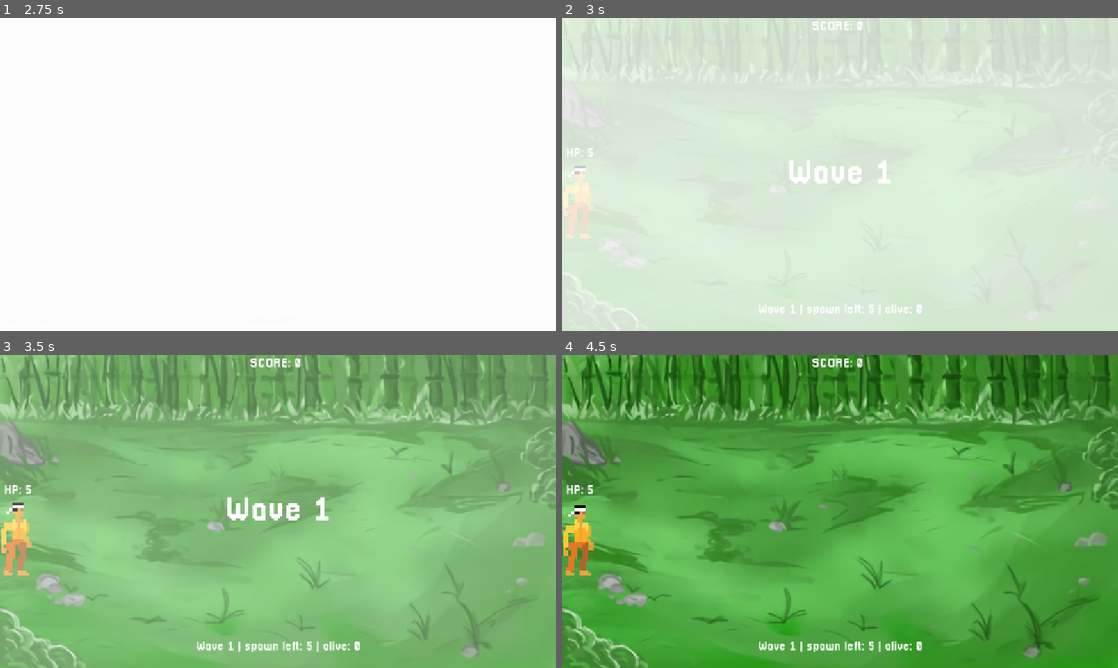
Above: before the commit, frames 1-4 (two rows, left to right).
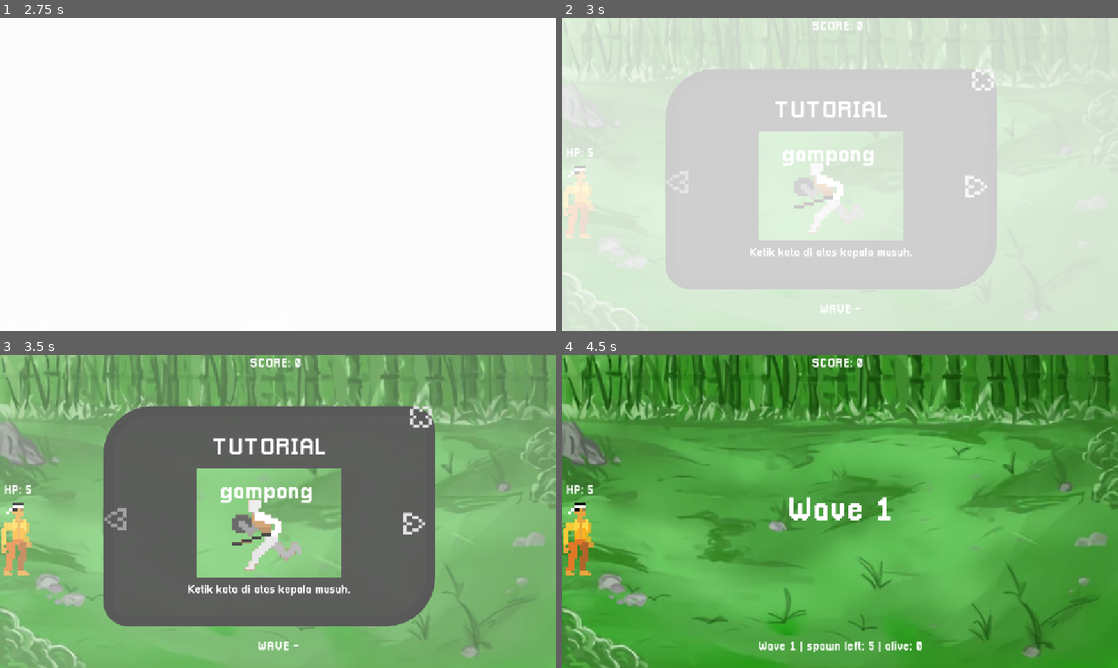
Above: after the commit, the same moments.

Repository: awanswangd/Bahana-Bani
Game: Godot game, scene res://MainMenu/main_menu.tscn
The game is run twice, just before and just after one commit, with the same random seed, the same clock (stepped at 60 frames per second) and the same inputs. Sound files missing from this copy of the repository are replaced by a short silence.
Inputs (mouse positions are in pixels of both pictures, inside the frame that each line leads up to):
- Up to frame 1 (2.75 s): click "STORY MODE" at 0.5 s; click "STORY MODE" at 1.25 s; tap Enter at 2, 2.1 s; move the mouse to (400, 158) at 2.02 s; click (400, 158) at 2.17 s; tap Space at 2.27 s
- Up to frame 2 (3 s): tap Enter at 2.75, 2.85 s; move the mouse to (728, 190) at 2.77 s; click (728, 190) at 2.92 s
- Up to frame 3 (3.5 s): tap Space at 3.02 s
- Up to frame 4 (4.5 s): click (984, 417) at 3.5 s, where only the run after the commit has a clickable "X"; move the mouse to (895, 442) at 4.27 s; tap Enter at 4.35 s; click (895, 442) at 4.42 s

Frame 1 is identical in both runs. In frame 2, 29% of the frame differs, in the area x 18-79%, y 16-95%; in frame 3, 36%; in frame 4, 0.8%.

Commit message:
Add tutorial popup functionality with navigation and images
- Implemented a new tutorial popup as a Panel that displays instructional text and images.
- Added navigation buttons (Next, Previous, Close) to cycle through tutorial pages.
- Included a signal to notify when the tutorial is finished.
- Preloaded images for tutorial steps and set up UI elements in the scene.
- Configured styles for the popup and buttons to enhance visual appearance.

Diff:
--- a/mekanik-awal/Transition/transition.tscn
+++ b/mekanik-awal/Transition/transition.tscn
@@ -56,6 +56,7 @@
 }
 
 [node name="Transition" type="CanvasLayer"]
+process_mode = 3
 script = ExtResource("1_2gi1b")
 
 [node name="ColorRect" type="ColorRect" parent="."]
--- a/mekanik-awal/cutscene_comic.gd
+++ b/mekanik-awal/cutscene_comic.gd
@@ -1,7 +1,7 @@
 extends Control
 
-@export var pages: Array[Texture2D]           # nanti diisi komik beneran
-@export var placeholder_page_count: int = 3   # jumlah page sementara ajh
+@export var pages: Array[Texture2D]
+@export var placeholder_page_count: int = 3
 @export var next_scene_path: String = "res://main.tscn"
 
 @onready var page_texture: TextureRect = $Page
@@ -15,7 +15,6 @@
 
 
 func _ready() -> void:
-	# Kalau belum ada gambar komik → pakai placeholder mode
 	if pages.is_empty():
 		use_placeholders = true
 		total_pages = placeholder_page_count
@@ -43,7 +42,6 @@
 
 func _show_current_page() -> void:
 	if use_placeholders:
-		# Placeholder: kosongin texture, tampilkan teks
 		page_texture.texture = null
 		if placeholder_label:
 			placeholder_label.text = "Story 1 - Page %d / %d\n(placeholder)" % [
@@ -51,7 +49,6 @@
 			]
 			placeholder_label.show()
 	else:
-		# Pakai gambar beneran
 		if current_page >= 0 and current_page < pages.size():
 			page_texture.texture = pages[current_page]
 		if placeholder_label:
@@ -62,7 +59,6 @@
 	current_page += 1
 
 	if current_page >= total_pages:
-		# semua page selesai → lanjut ke gameplay
 		Transition.change_scene_to_file(next_scene_path)
 	else:
 		_show_current_page()
--- a/mekanik-awal/main.gd
+++ b/mekanik-awal/main.gd
@@ -9,7 +9,7 @@
 var score: int = 0
 enum GameState { PLAYING, GAME_OVER }
 var game_state: GameState = GameState.PLAYING
-var restart_phrase := "hidup lagi"
+var restart_phrase := "hidup"
 var restart_index: int = 0
 
 @onready var player = $Player
@@ -25,7 +25,7 @@
 @onready var intro_timer: Timer = $IntroTimer
 @onready var wave_intro_label: Label = $CanvasLayer/WaveIntroLabel
 @onready var pause_menu = $PauseMenu
-
+@onready var tutorial_popup = $Notification
 
 var active_enemy = null
 var current_letter_index: int = -1
@@ -81,6 +81,7 @@
 func _ready() -> void:
 	add_to_group("main")
 	randomize()
+
 	update_hp_display()
 	score_label.text = "SCORE: %d" % score
 
@@ -90,12 +91,23 @@
 		spawn_timer.timeout.connect(_on_spawn_timer_timeout)
 	if intro_timer:
 		intro_timer.timeout.connect(_on_intro_timer_timeout)
-	else:
-		pass
+	SoundManager.play_music(battle_theme)
 	if wave_intro_label:
 		wave_intro_label.hide()
+
+	get_tree().paused = true
+
+	if tutorial_popup:
+		tutorial_popup.show()
+		if not tutorial_popup.tutorial_finished.is_connected(_on_tutorial_finished):
+			tutorial_popup.tutorial_finished.connect(_on_tutorial_finished)
+	else:
+		_on_tutorial_finished()
+
+func _on_tutorial_finished():
+	print("Tutorial Selesai -> Game Dimulai!")
+	get_tree().paused = false
 	start_wave(current_wave_index)
-	SoundManager.play_music(battle_theme)
 
 func game_over() -> void:
 	game_state = GameState.GAME_OVER
@@ -420,7 +432,6 @@
 	var proj_alive := 0
 	var debug_lines: Array[String] = []
 
-	# HITUNG ENEMY ALIVE: belum queued_free DAN belum is_dead
 	for c in enemy_container.get_children():
 		var queued := c.is_queued_for_deletion()
 		var dead := false
@@ -433,7 +444,6 @@
 		debug_lines.append("ENEMY %s (%s) queued=%s is_dead=%s" %
 			[c.name, c.get_class(), str(queued), str(dead)])
 
-	# HITUNG PROJECTILE (mereka tidak punya is_dead, cukup queued)
 	for p in projectile_container.get_children():
 		var queuedp := p.is_queued_for_deletion()
 		if not queuedp:
--- a/mekanik-awal/main.tscn
+++ b/mekanik-awal/main.tscn
@@ -6,6 +6,7 @@
 [ext_resource type="PackedScene" uid="uid://d1wfy42x057kh" path="res://player.tscn" id="3_1bvp3"]
 [ext_resource type="FontFile" uid="uid://cbohj6gog6nmy" path="res://gloriahallelujah.ttf" id="4_lquwl"]
 [ext_resource type="FontFile" uid="uid://cicwsvg5cyhb0" path="res://Asset/font/Pixellari.ttf" id="6_7mycd"]
+[ext_resource type="PackedScene" uid="uid://bthytqndxtrp0" path="res://tutorial_popup.tscn" id="7_272bh"]
 
 [sub_resource type="LabelSettings" id="LabelSettings_272bh"]
 font = ExtResource("6_7mycd")
@@ -62,13 +63,22 @@
 position = Vector2(1170, 170)
 
 [node name="Marker2D3" type="Marker2D" parent="SpawnContainer"]
-position = Vector2(1166, 318)
+position = Vector2(1174, 318)
 
 [node name="Marker2D4" type="Marker2D" parent="SpawnContainer"]
-position = Vector2(1162, 441)
+position = Vector2(1170, 441)
 
 [node name="Marker2D5" type="Marker2D" parent="SpawnContainer"]
-position = Vector2(1160, 591)
+position = Vector2(1168, 591)
+
+[node name="Marker2D6" type="Marker2D" parent="SpawnContainer"]
+position = Vector2(1170, 537)
+
+[node name="Marker2D7" type="Marker2D" parent="SpawnContainer"]
+position = Vector2(1170, 489)
+
+[node name="Marker2D8" type="Marker2D" parent="SpawnContainer"]
+position = Vector2(1170, 385)
 
 [node name="enemycontainer" type="Node2D" parent="."]
 position = Vector2(-8, 4)
@@ -94,7 +104,7 @@
 theme_override_colors/font_shadow_color = Color(0, 0, 0, 1)
 theme_override_fonts/font = ExtResource("4_lquwl")
 theme_override_font_sizes/font_size = 29
-text = "SCORE: INFO"
+text = "SCORE: -"
 label_settings = SubResource("LabelSettings_272bh")
 metadata/_edit_use_anchors_ = true
 
@@ -145,7 +155,7 @@
 grow_vertical = 0
 theme_override_fonts/font = ExtResource("4_lquwl")
 theme_override_font_sizes/font_size = 28
-text = "WAVE INFO"
+text = "WAVE -"
 label_settings = SubResource("LabelSettings_kek77")
 
 [node name="WaveIntroLabel" type="Label" parent="CanvasLayer"]
@@ -175,6 +185,9 @@
 wait_time = 1.509
 one_shot = true
 
+[node name="Notification" parent="." instance=ExtResource("7_272bh")]
+visible = false
+
 [connection signal="timeout" from="SpawnTimer" to="." method="_on_spawn_timer_timeout"]
 [connection signal="area_entered" from="PlayerLine" to="." method="_on_player_line_area_entered"]
 [connection signal="timeout" from="WaveTimer" to="." method="_on_wave_timer_timeout"]
--- a/mekanik-awal/main_2.gd
+++ b/mekanik-awal/main_2.gd
@@ -9,7 +9,7 @@
 var score: int = 0
 enum GameState { PLAYING, GAME_OVER }
 var game_state: GameState = GameState.PLAYING
-var restart_phrase := "hidup lagi"
+var restart_phrase := "hidup"
 var restart_index: int = 0
 
 @onready var player = $Player
@@ -99,7 +99,7 @@
 	for enemy in enemy_container.get_children():
 		enemy.queue_free()
 	var go_label = $CanvasLayer/GameOverLabel
-	go_label.text = "GAME OVER\nKetik \"hidup lagi\" untuk bermain lagi"
+	go_label.text = "GAME OVER\nKetik \"hidup\" untuk bermain lagi"
 	go_label.show()
 
 func add_score(amount: int):
@@ -464,7 +464,6 @@
 		print("   -> spawning flag true, wait.")
 		return
 
-	# 3. Cek apakah masih ada entity hidup
 	var any_alive := false
 
 	#   3a. Cek enemy
@@ -488,7 +487,6 @@
 		print("   -> there are still alive entities, wait.")
 		return
 
-	# 4. Sampai sini: tidak ada yang hidup lagi
 	print("   -> wave %d fully clear." % current_wave_index)
 
 	if current_wave_index < waves.size() - 1:
--- a/mekanik-awal/main_endless.gd
+++ b/mekanik-awal/main_endless.gd
@@ -114,7 +114,7 @@
 
 	if wave_intro_label:
 		wave_intro_label.hide()
-
+	spawn_boss()
 	start_wave(current_wave_index)
 	SoundManager.play_music(battle_theme)
 
--- a/mekanik-awal/sound_manager.gd
+++ b/mekanik-awal/sound_manager.gd
@@ -1,12 +1,9 @@
 extends Node
 
-# Referensi ke BGMPlayer
 @onready var bgm_player = $BGMPlayer
 
-# Library untuk menyimpan sfx
 var sfx_library = {}
 
-# Daftar sfx
 var sfx_to_load = {
 	"win": "res://audio/sfx/win.wav",
 	"correct": "res://audio/sfx/correct.wav",
@@ -18,9 +15,7 @@
 	"typing": "res://audio/sfx/typing.wav"
 }
 
-
 func _ready() -> void:
-	# Muat sfx
 	for sound_name in sfx_to_load:
 		sfx_library[sound_name] = load(sfx_to_load[sound_name])
 
@@ -36,18 +31,14 @@
 	if bgm_player and bgm_player.playing:
 		bgm_player.stop()
 
-# Pemutar sfx
 func play_sfx(sound_name: String):
-	# Periksa sfx
 	if not sfx_library.has(sound_name):
 		print("Error: SFX " + sound_name + " not found")
 		return
 
-	# Buat pemutar audio baru, transfer audio dari library
 	var sfx_player = AudioStreamPlayer.new()
 	sfx_player.stream = sfx_library[sound_name]
 	sfx_player.connect("finished", sfx_player.queue_free)
 
-	# Tambahkan sebagai child dan play
 	add_child(sfx_player)
 	sfx_player.play()
--- /dev/null
+++ b/mekanik-awal/tutorial_popup.gd
@@ -0,0 +1,75 @@
+extends Panel
+
+signal tutorial_finished
+
+@onready var tut_img = $Container/TutorialImage
+@onready var tut_msg = $Container/Message
+@onready var next_btn = $Next_bttn
+@onready var prev_btn = $Prev_bttn
+@onready var close_btn = $Close_bttn
+
+var current_index: int = 0
+
+var pages = [
+	{
+		"text": "Ketik kata di atas kepala musuh.",
+		"image": preload("res://enemybiasa.png")
+	},
+	{
+		"text": "Targeting System\nMusuh yang diketik akan punya Outline Kuning.",
+		"image": preload("res://outline.png")
+	},
+	{
+		"text": "Musuh pemanah menambakkan pemanah, hati hati!",
+		"image": preload("res://enemyarcher.png")
+	},
+	{
+		"text": "Hati-hati Boss!\nDia punya 3 fase serangan.",
+		"image": preload("res://enemyboss.jpeg")
+	},
+	{
+		"text": "Targeting System\nMusuh yang diketik akan punya Outline Kuning.",
+		"image": null
+	},
+
+]
+
+func _ready():
+	update_ui()
+
+func update_ui():
+	var data = pages[current_index]
+
+	tut_msg.text = data["text"]
+	if data["image"]:
+		tut_img.texture = data["image"]
+		tut_img.show()
+	else:
+		tut_img.hide()
+
+	if current_index == 0:
+		prev_btn.disabled = true
+	else:
+		prev_btn.disabled = false
+
+func _on_next_bttn_pressed():
+	# Kalau belum halaman terakhir -> Lanjut
+	if current_index < pages.size() - 1:
+		current_index += 1
+		update_ui()
+	else:
+		tutup_tutorial()
+
+func _on_prev_bttn_pressed():
+	# Mundur halaman
+	if current_index > 0:
+		current_index -= 1
+		update_ui()
+
+func _on_close_bttn_pressed():
+	# Langsung tutup paksa
+	tutup_tutorial()
+
+func tutup_tutorial():
+	hide() # Sembunyikan panel
+	emit_signal("tutorial_finished") # Kirim sinyal ke Main.gd
--- /dev/null
+++ b/mekanik-awal/tutorial_popup.tscn
@@ -0,0 +1,169 @@
+[gd_scene load_steps=8 format=3 uid="uid://bthytqndxtrp0"]
+
+[ext_resource type="Script" uid="uid://dl4udnoepxvrw" path="res://tutorial_popup.gd" id="1_l7lko"]
+[ext_resource type="FontFile" uid="uid://d0amfycor10ee" path="res://MainMenu/fantasy-zone.ttf" id="2_cnou2"]
+[ext_resource type="Texture2D" uid="uid://brbsjx5hroi2y" path="res://enemybiasa.png" id="3_jahx3"]
+[ext_resource type="FontFile" uid="uid://cicwsvg5cyhb0" path="res://Asset/font/Pixellari.ttf" id="4_cnou2"]
+
+[sub_resource type="StyleBoxFlat" id="StyleBoxFlat_4c57u"]
+bg_color = Color(0.105882, 0.105882, 0.105882, 0.972549)
+border_width_left = 20
+border_width_top = 20
+border_width_right = 20
+border_width_bottom = 20
+border_color = Color(0.0898438, 0.0898438, 0.0898438, 1)
+corner_radius_top_left = 100
+corner_radius_top_right = 50
+corner_radius_bottom_right = 100
+corner_radius_bottom_left = 50
+shadow_color = Color(0, 0, 0, 1)
+
+[sub_resource type="StyleBoxEmpty" id="StyleBoxEmpty_efxa6"]
+
+[sub_resource type="StyleBoxFlat" id="StyleBoxFlat_dg77c"]
+bg_color = Color(0.6, 0.6, 0.6, 0)
+border_color = Color(1, 1, 1, 1)
+corner_radius_top_left = 100
+corner_radius_top_right = 100
+corner_radius_bottom_right = 100
+corner_radius_bottom_left = 100
+
+[node name="Notification" type="Panel"]
+process_mode = 3
+anchors_preset = 8
+anchor_left = 0.5
+anchor_top = 0.5
+anchor_right = 0.5
+anchor_bottom = 0.5
+offset_left = 213.0
+offset_top = 105.0
+offset_right = 901.0
+offset_bottom = 561.0
+grow_horizontal = 2
+grow_vertical = 2
+theme_override_styles/panel = SubResource("StyleBoxFlat_4c57u")
+script = ExtResource("1_l7lko")
+
+[node name="Close_bttn" type="Button" parent="."]
+layout_mode = 1
+anchors_preset = 1
+anchor_left = 1.0
+anchor_right = 1.0
+offset_left = -58.0
+offset_bottom = 45.0
+grow_horizontal = 0
+size_flags_vertical = 3
+size_flags_stretch_ratio = 1.11
+theme_override_colors/font_hover_color = Color(0.7, 0.7, 0.7, 1)
+theme_override_colors/font_color = Color(0.849621, 0.849621, 0.849621, 1)
+theme_override_colors/font_focus_color = Color(0.85098, 0.85098, 0.85098, 1)
+theme_override_colors/font_pressed_color = Color(0.65, 0.65, 0.65, 1)
+theme_override_fonts/font = ExtResource("2_cnou2")
+theme_override_font_sizes/font_size = 45
+theme_override_styles/focus = SubResource("StyleBoxEmpty_efxa6")
+theme_override_styles/hover = SubResource("StyleBoxFlat_dg77c")
+theme_override_styles/pressed = SubResource("StyleBoxFlat_dg77c")
+theme_override_styles/normal = SubResource("StyleBoxFlat_dg77c")
+text = "X"
+alignment = 2
+icon_alignment = 1
+
+[node name="Prev_bttn" type="Button" parent="."]
+layout_mode = 1
+anchors_preset = -1
+anchor_left = 0.046
+anchor_top = 0.52
+anchor_right = 0.046
+anchor_bottom = 0.52
+offset_left = 22.352
+offset_top = -29.12
+offset_right = 80.352
+offset_bottom = 15.88
+grow_horizontal = 0
+rotation = 1.5708
+size_flags_vertical = 3
+size_flags_stretch_ratio = 1.11
+theme_override_colors/font_hover_color = Color(0.7, 0.7, 0.7, 1)
+theme_override_colors/font_color = Color(0.849621, 0.849621, 0.849621, 1)
+theme_override_colors/font_focus_color = Color(0.85098, 0.85098, 0.85098, 1)
+theme_override_colors/font_pressed_color = Color(0.65, 0.65, 0.65, 1)
+theme_override_fonts/font = ExtResource("2_cnou2")
+theme_override_font_sizes/font_size = 45
+theme_override_styles/focus = SubResource("StyleBoxEmpty_efxa6")
+theme_override_styles/hover = SubResource("StyleBoxFlat_dg77c")
+theme_override_styles/pressed = SubResource("StyleBoxFlat_dg77c")
+theme_override_styles/normal = SubResource("StyleBoxFlat_dg77c")
+text = "V"
+alignment = 2
+icon_alignment = 1
+
+[node name="Next_bttn" type="Button" parent="."]
+layout_mode = 1
+anchors_preset = -1
+anchor_left = 0.937
+anchor_top = 0.533
+anchor_right = 0.937
+anchor_bottom = 0.533
+offset_left = -22.656
+offset_top = 28.952
+offset_right = 35.344
+offset_bottom = 73.952
+grow_horizontal = 0
+rotation = -1.5708
+size_flags_vertical = 3
+size_flags_stretch_ratio = 1.11
+theme_override_colors/font_hover_color = Color(0.7, 0.7, 0.7, 1)
+theme_override_colors/font_color = Color(0.849621, 0.849621, 0.849621, 1)
+theme_override_colors/font_focus_color = Color(0.85098, 0.85098, 0.85098, 1)
+theme_override_colors/font_pressed_color = Color(0.65, 0.65, 0.65, 1)
+theme_override_fonts/font = ExtResource("2_cnou2")
+theme_override_font_sizes/font_size = 45
+theme_override_styles/focus = SubResource("StyleBoxEmpty_efxa6")
+theme_override_styles/hover = SubResource("StyleBoxFlat_dg77c")
+theme_override_styles/pressed = SubResource("StyleBoxFlat_dg77c")
+theme_override_styles/normal = SubResource("StyleBoxFlat_dg77c")
+text = "V"
+alignment = 2
+icon_alignment = 1
+
+[node name="Container" type="VBoxContainer" parent="."]
+layout_mode = 1
+anchors_preset = 8
+anchor_left = 0.5
+anchor_top = 0.5
+anchor_right = 0.5
+anchor_bottom = 0.5
+offset_left = -261.0
+offset_top = -54.5
+offset_right = 261.0
+offset_bottom = 54.5
+grow_horizontal = 2
+grow_vertical = 2
+theme_override_constants/separation = 15
+alignment = 1
+
+[node name="TutorialText" type="Label" parent="Container"]
+layout_mode = 2
+size_flags_horizontal = 4
+theme_override_fonts/font = ExtResource("4_cnou2")
+theme_override_font_sizes/font_size = 50
+text = "TUTORIAL"
+
+[node name="TutorialImage" type="TextureRect" parent="Container"]
+clip_contents = true
+custom_minimum_size = Vector2(250, 225)
+layout_mode = 2
+texture = ExtResource("3_jahx3")
+expand_mode = 1
+stretch_mode = 5
+
+[node name="Message" type="Label" parent="Container"]
+layout_mode = 2
+size_flags_horizontal = 4
+theme_override_fonts/font = ExtResource("4_cnou2")
+theme_override_font_sizes/font_size = 24
+text = "Text disini"
+
+[connection signal="pressed" from="Close_bttn" to="." method="_on_close_bttn_pressed"]
+[connection signal="pressed" from="Prev_bttn" to="." method="_on_prev_bttn_pressed"]
+[connection signal="pressed" from="Next_bttn" to="." method="_on_next_bttn_pressed"]
Binary file added: mekanik-awal/enemyarcher.png
Not shown, added: mekanik-awal/enemyarcher.png.import
Binary file added: mekanik-awal/enemybiasa.png
Not shown, added: mekanik-awal/enemybiasa.png.import
Binary file added: mekanik-awal/enemyboss.jpeg
Not shown, added: mekanik-awal/enemyboss.jpeg.import
Not shown, added: mekanik-awal/export_presets.cfg
Not shown: 1 places in mekanik-awal/main.tscn that only renumber resources
Binary file added: mekanik-awal/outline.png
Not shown, added: mekanik-awal/outline.png.import
Not shown, added: mekanik-awal/tutorial_popup.gd.uid
